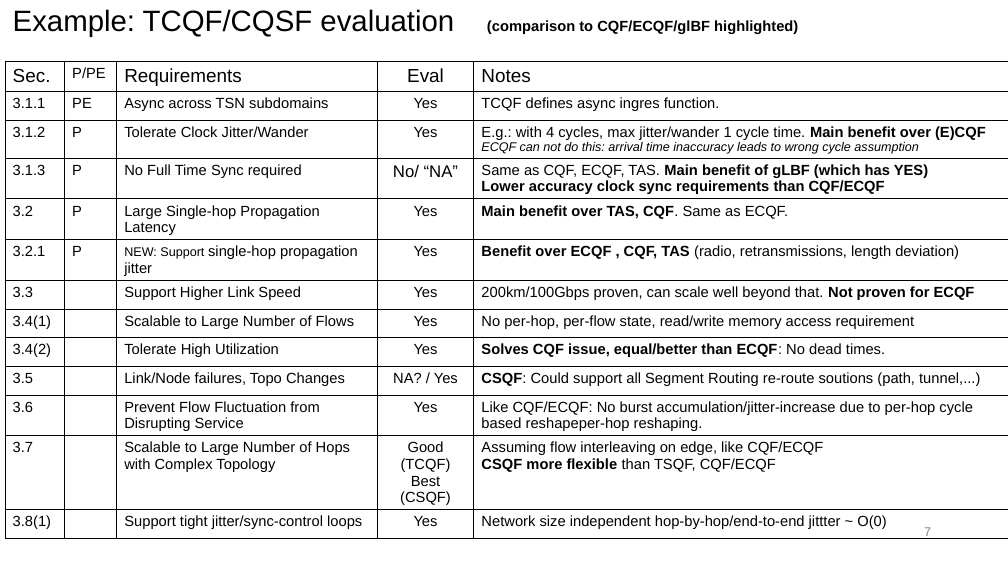
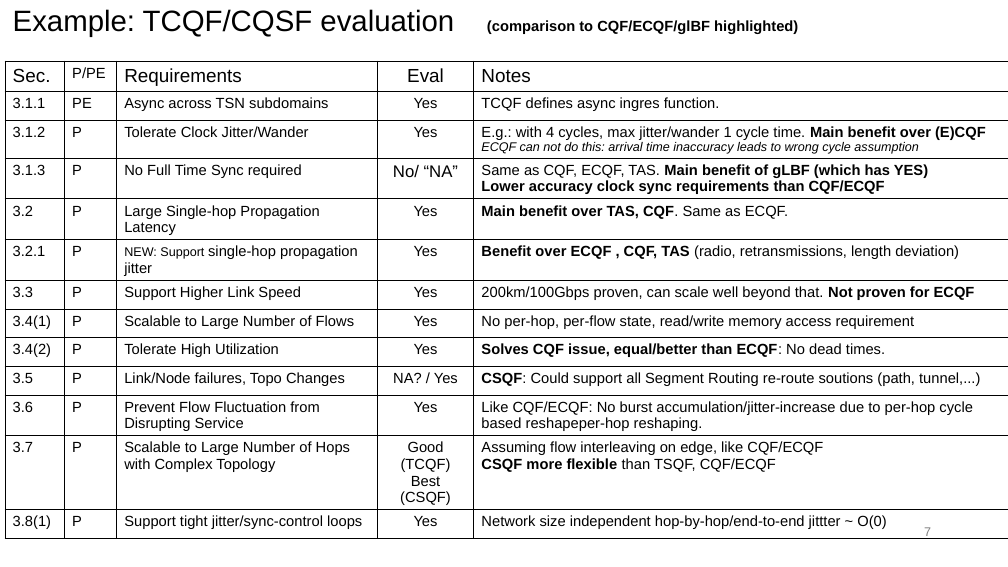
Before and after one commit to toerless/detnet, a slide deck: slide 7 of evaluation/evaluation_template.pptx. Drawn at 1008x567 pixels with LibreOffice and Linux fonts; fonts in the diff are those of the drawing. Boxes give left, top, right and bottom in pixels: in the first picture for what was removed or moved away, otherwise in the second. Text is boxed around its words. In the diff, an @@ line names an element or a change of style, - is before the commit and + after.

```diff
--- a/evaluation/evaluation_template.pptx
+++ b/evaluation/evaluation_template.pptx
@@ table at [5,61,1008,551] @@
-row 7, column 2: 
+row 7, column 2: P
-row 8, column 2: 
+row 8, column 2: P
-row 9, column 2: 
+row 9, column 2: P
-row 10, column 2: 
+row 10, column 2: P
-row 11, column 2: 
+row 11, column 2: P
-row 12, column 2: 
+row 12, column 2: P
-row 13, column 2: 
+row 13, column 2: P
```
Also in this commit, not shown: 1 other file.
